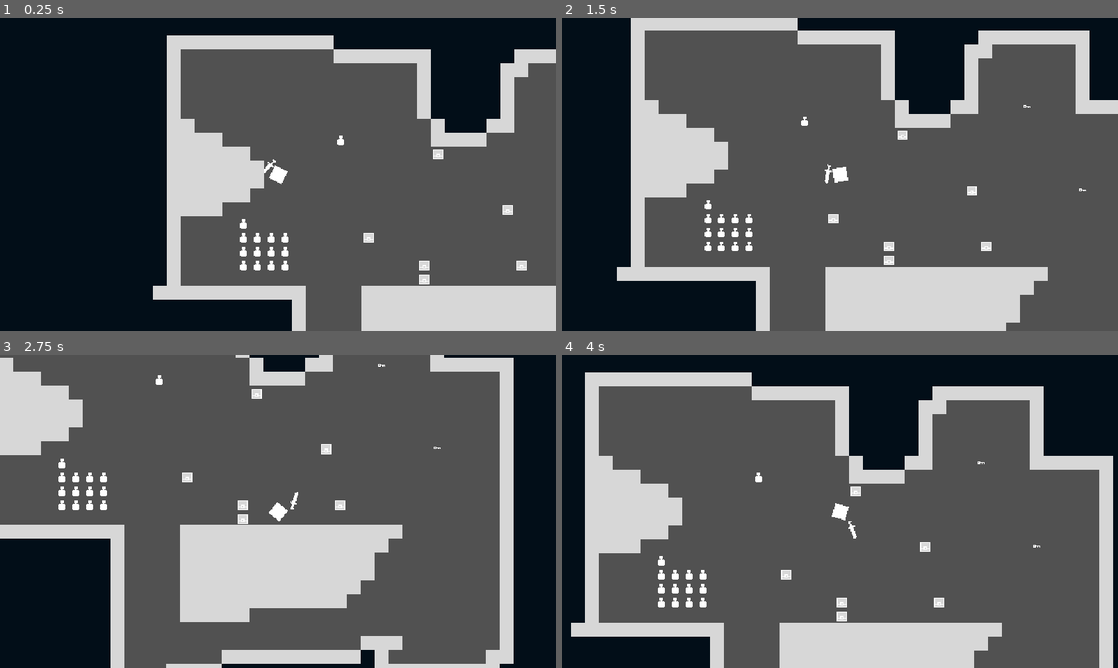
Above: before the commit, frames 1-4 (two rows, left to right).
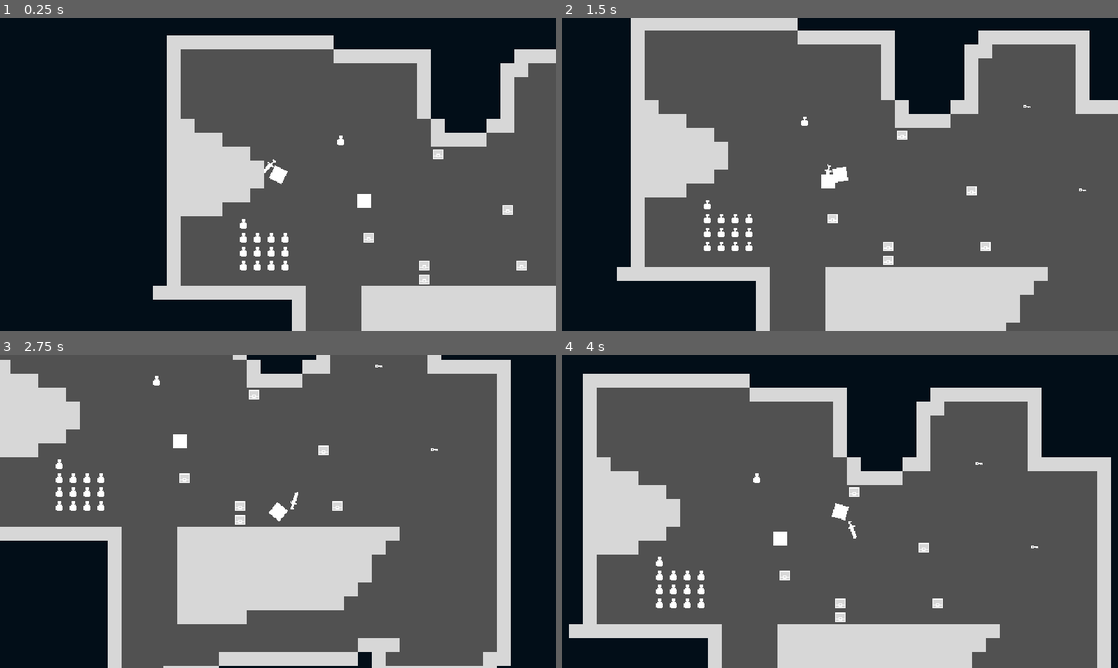
Above: after the commit, the same moments.

Repository: zMenta/Cubesh
Game: Godot game, scene res://main/main.tscn
Two runs of this game, one before a commit and one after it. Both use one fixed random seed, a clock stepped at 60 frames per second and the inputs below.
Inputs (mouse positions are in pixels of both pictures, inside the frame that each line leads up to):
- Up to frame 1 (0.25 s): no input
- Up to frame 2 (1.5 s): tap Enter at 0.5 s; move the mouse to (962, 158) at 0.52 s; hold D (right) 0.53-1.28 s; click (962, 158) at 0.6 s; move the mouse to (728, 190) at 1.27 s; hold S (down) from 1.28 s (still down); click (728, 190) at 1.35 s
- Up to frame 3 (2.75 s): move the mouse to (333, 442) at 2.02 s; release S (down) at 2.03 s; hold D (right) from 2.03 s (still down); click (333, 442) at 2.1 s
- Up to frame 4 (4 s): move the mouse to (812, 574) at 2.77 s; release D (right) at 2.78 s; hold W (up) 2.78-3.53 s; click (812, 574) at 2.85 s; move the mouse to (1006, 558) at 3.52 s; hold A (left) from 3.53 s (still down); click (1006, 558) at 3.6 s

The runs differ from the first frame. In frame 1, 0.1% of the frame differs, in the area x 64-67%, y 56-61%; in frame 2, 0.2%; in frame 3, 5.0%, in the area x 0-93%, y 0-100%; in frame 4, 4.0%.

Commit message:
basic enemy

Diff:
--- /dev/null
+++ b/enemies/enemy.gd
@@ -0,0 +1,4 @@
+extends CharacterBody2D
+
+func _on_component_health_died() -> void:
+	queue_free()
--- /dev/null
+++ b/enemies/slime.tscn
@@ -0,0 +1,28 @@
+[gd_scene load_steps=5 format=3 uid="uid://doa2egg8a8oi3"]
+
+[ext_resource type="Script" path="res://enemies/enemy.gd" id="1_o47hr"]
+[ext_resource type="Script" path="res://common/components/component_health.gd" id="1_odc5l"]
+[ext_resource type="Texture2D" uid="uid://by6stwb2lv712" path="res://common/assets.png" id="1_ts2nw"]
+
+[sub_resource type="CircleShape2D" id="CircleShape2D_g08wa"]
+radius = 8.0
+
+[node name="Slime" type="CharacterBody2D"]
+collision_layer = 2
+collision_mask = 15
+script = ExtResource("1_o47hr")
+
+[node name="ComponentHealth" type="Node" parent="."]
+script = ExtResource("1_odc5l")
+max_health = 20
+
+[node name="CollisionShape2D" type="CollisionShape2D" parent="."]
+shape = SubResource("CircleShape2D_g08wa")
+
+[node name="Sprite2D" type="Sprite2D" parent="."]
+texture_filter = 1
+texture = ExtResource("1_ts2nw")
+region_enabled = true
+region_rect = Rect2(0, 0, 16, 16)
+
+[connection signal="died" from="ComponentHealth" to="." method="_on_component_health_died"]
--- a/main/main.tscn
+++ b/main/main.tscn
@@ -1,7 +1,8 @@
-[gd_scene load_steps=3 format=3 uid="uid://pupvaq8lygih"]
+[gd_scene load_steps=4 format=3 uid="uid://pupvaq8lygih"]
 
 [ext_resource type="PackedScene" uid="uid://0e13hwy3x5jo" path="res://maps/test_map.tscn" id="1_1eit0"]
 [ext_resource type="PackedScene" uid="uid://c7easjs18gum6" path="res://player/player.tscn" id="1_khuke"]
+[ext_resource type="PackedScene" uid="uid://doa2egg8a8oi3" path="res://enemies/slime.tscn" id="3_ejj0t"]
 
 [node name="Main" type="Node"]
 
@@ -11,3 +12,6 @@
 [node name="Player" parent="TileMap" instance=ExtResource("1_khuke")]
 
 [node name="Camera2D" type="Camera2D" parent="TileMap/Player"]
+
+[node name="Slime" parent="TileMap" instance=ExtResource("3_ejj0t")]
+position = Vector2(99, 30)
